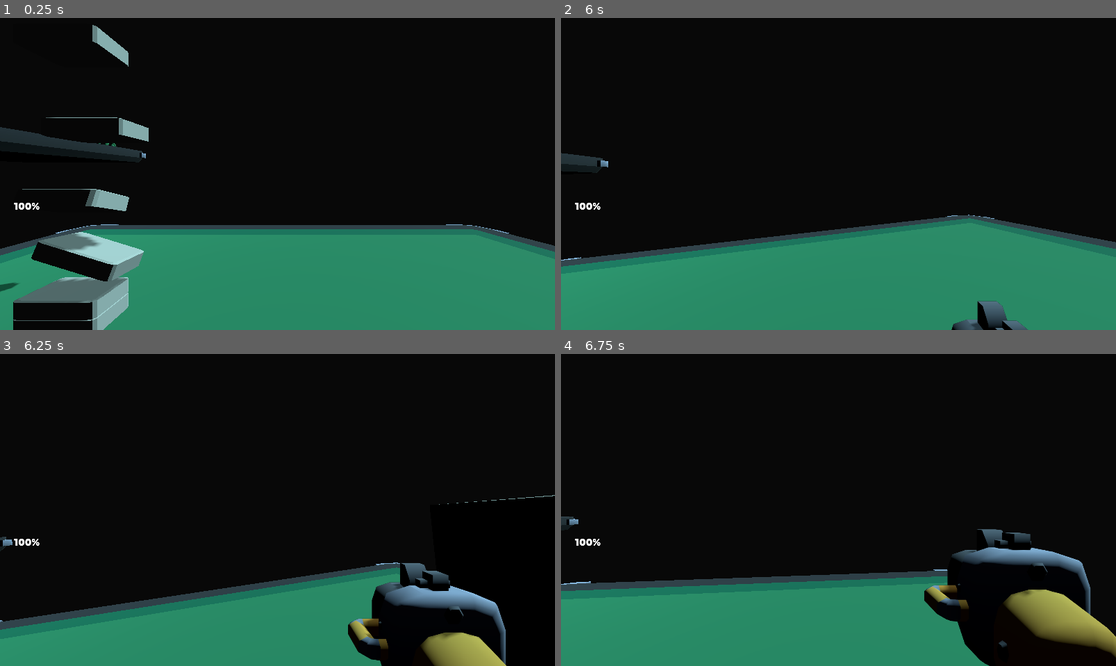
Above: before the commit, frames 1-4 (two rows, left to right).
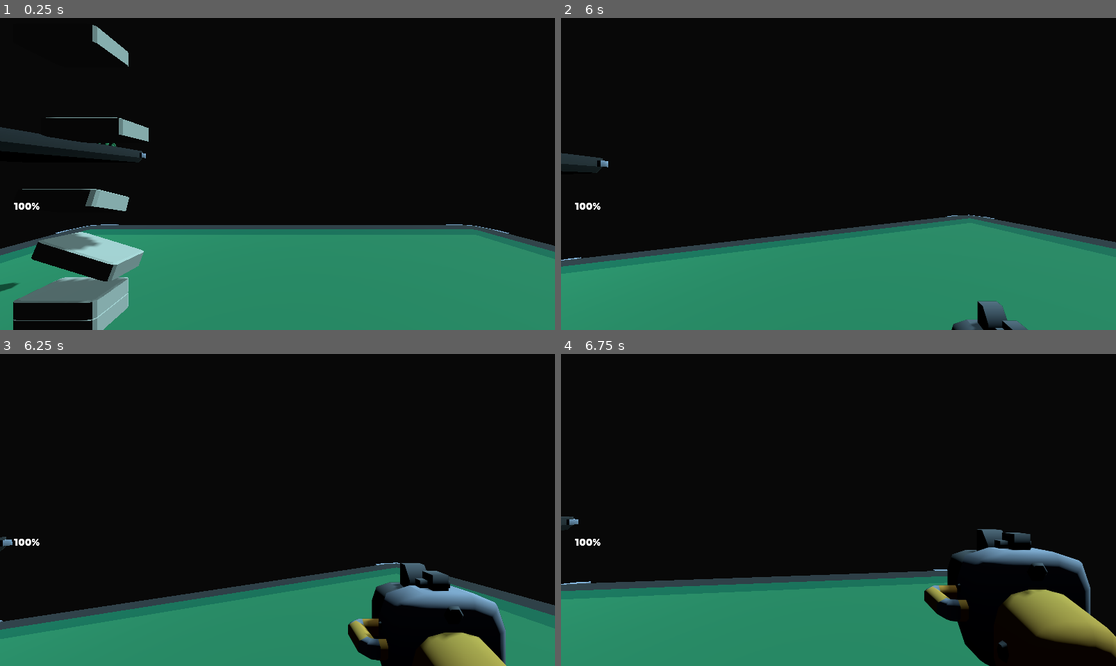
Above: after the commit, the same moments.

Repository: g-lippe/Kuiper-Miner
Game: Godot game, scene res://scenes/test_level.tscn
Two runs of this game, one before a commit and one after it. Both use one fixed random seed, a clock stepped at 60 frames per second and the inputs below.
Inputs (mouse positions are in pixels of both pictures, inside the frame that each line leads up to):
- Up to frame 1 (0.25 s): no input
- Up to frame 2 (6 s): move the mouse to (832, 180) at 0.52 s; hold W (move_forward) 0.53-2.78 s; click (832, 180) at 0.6 s; tap Space (jump) at 0.77, 1.52, 3.02, 3.77, 4.52 s; move the mouse to (877, 177) at 1.27 s; tap E (weapon_toggle) every 1.5 s from 1.35 to 5.85 s; move the mouse to (794, 170) at 2.02 s; click (794, 170) at 2.1 s; move the mouse to (844, 174) at 2.77 s; hold A (move_left) 2.78-3.53 s; move the mouse to (816, 167) at 3.52 s; hold W (move_forward) 3.53-5.78 s; click (816, 167) at 3.6 s; tap Enter at 4.25 s; move the mouse to (866, 174) at 4.27 s; move the mouse to (810, 174) at 5.02 s; click (810, 174) at 5.1 s; move the mouse to (849, 167) at 5.77 s; hold D (move_right) from 5.78 s (still down)
- Up to frame 3 (6.25 s): keep holding D (move_right); tap Space (jump) at 6.02 s
- Up to frame 4 (6.75 s): move the mouse to (832, 516) at 6.52 s; release D (move_right) at 6.53 s; hold W (move_forward) from 6.53 s (still down); click (832, 516) at 6.6 s

Frames 1-2 are identical in both runs. In frame 3, 2.4% of the frame differs, in the area x 79-100%, y 45-100%; in frame 4, nothing differs.

Commit message:
Updated Test Level

Diff:
--- a/scenes/test_level.tscn
+++ b/scenes/test_level.tscn
@@ -94,6 +94,3 @@
 
 [node name="ResourceBar6" parent="." instance=ExtResource("8_xioaj")]
 transform = Transform3D(1, 0, 0, 0, 1, 0, 0, 0, 1, -2.74291, 5.32515, -3.06135)
-
-[node name="Node3D2" parent="." instance=ExtResource("9_noyqn")]
-transform = Transform3D(1, 0, 0, 0, 1, 0, 0, 0, 1, 2.88643, 6.3452, -0.88807)
